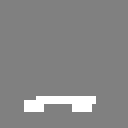
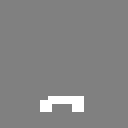
Layered file, before and after one edit (128px x 128px). Changes by layer:
painted on "Layer 3" over left=24, top=96, right=96, bottom=112
